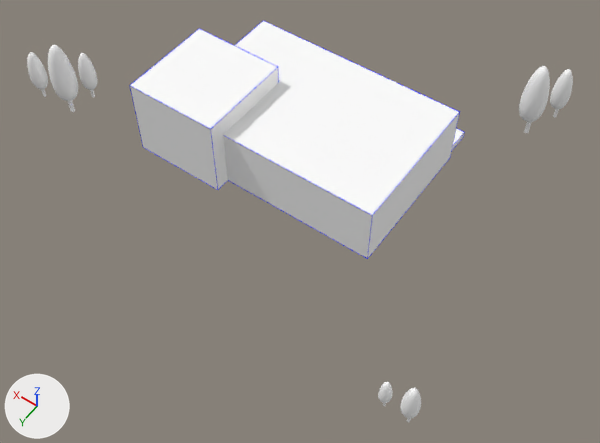
A saved change to the glTF model maison.glb.
Camera for both pictures: a 50 mm lens placed at (-6.36, 9.62, 13.13), pointed at (-0.15, 0.93, -0.51). The lights are fixed; the arrows at lower left show +X, +Y and +Z. The first picture is the older version. Where no turn or scale is listed for an object, it has been applied to the vertices.
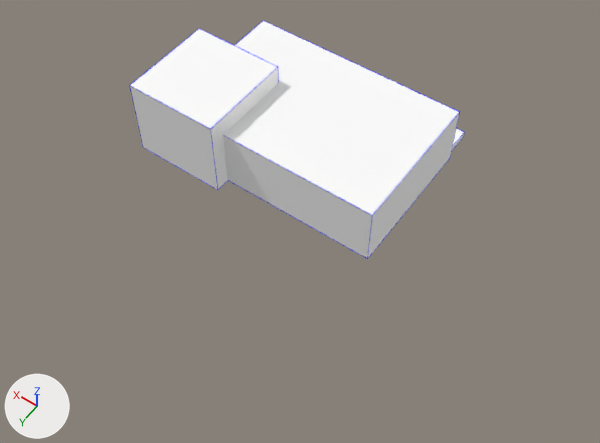
Boxes [x1, y1, x2, y2] around the edits, measured in the pictures (600 x 443 px):
'Sphere.001', deleted
    before: [519, 66, 550, 133]
'Sphere.002', deleted
    before: [48, 45, 78, 112]
'Sphere', deleted
    before: [550, 69, 573, 118]
'Sphere.004', deleted
    before: [27, 52, 48, 97]
'Sphere.003', deleted
    before: [78, 53, 97, 98]
'Sphere.005', deleted
    before: [400, 388, 421, 422]
'Sphere.006', deleted
    before: [378, 382, 393, 406]

The change, as a list of edits to the scene's bpy script:
```text
Remove ob_sphere:
    ob_sphere = bpy.data.objects.new('Sphere', me_sphere)
    ob_sphere.location = (-3.23, -4.47, 0.4)
Remove ob_sphere_001:
    ob_sphere_001 = bpy.data.objects.new('Sphere.001', me_sphere_001)
    ob_sphere_001.location = (-2.91, -3.68, 0.54)
Remove ob_sphere_002:
    ob_sphere_002 = bpy.data.objects.new('Sphere.002', me_sphere_002)
    ob_sphere_002.location = (5.61, 1.61, 0.54)
Remove ob_sphere_003:
    ob_sphere_003 = bpy.data.objects.new('Sphere.003', me_sphere_003)
    ob_sphere_003.location = (5.54, 1.03, 0.37)
Remove ob_sphere_004:
    ob_sphere_004 = bpy.data.objects.new('Sphere.004', me_sphere_004)
    ob_sphere_004.location = (6.45, 1.65, 0.37)
Remove ob_sphere_005:
    ob_sphere_005 = bpy.data.objects.new('Sphere.005', me_sphere_005)
    ob_sphere_005.location = (-4.32, 3.65, 0.32)
Remove ob_sphere_006:
    ob_sphere_006 = bpy.data.objects.new('Sphere.006', me_sphere_006)
    ob_sphere_006.location = (-3.85, 3.65, 0.23)
```
